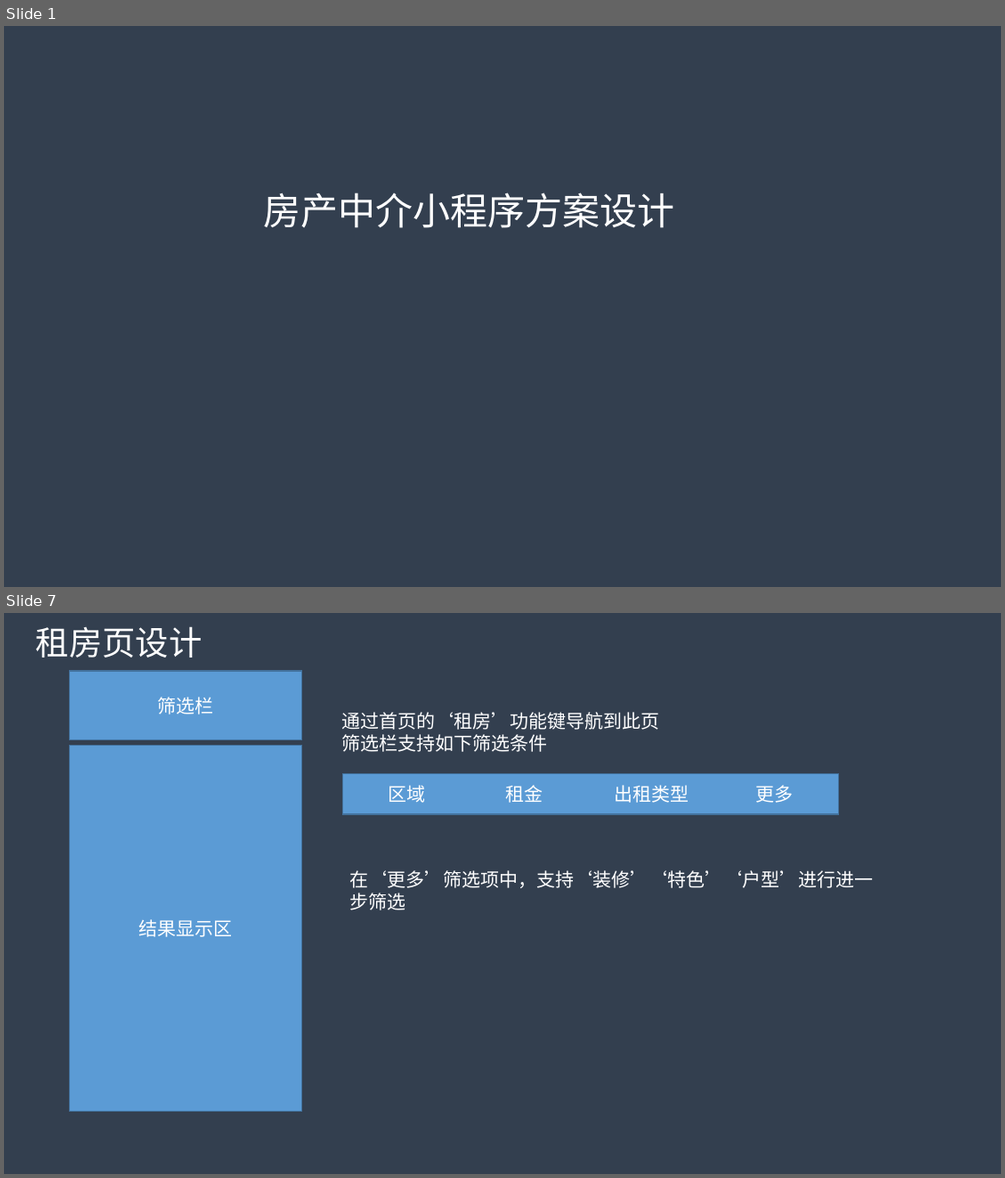
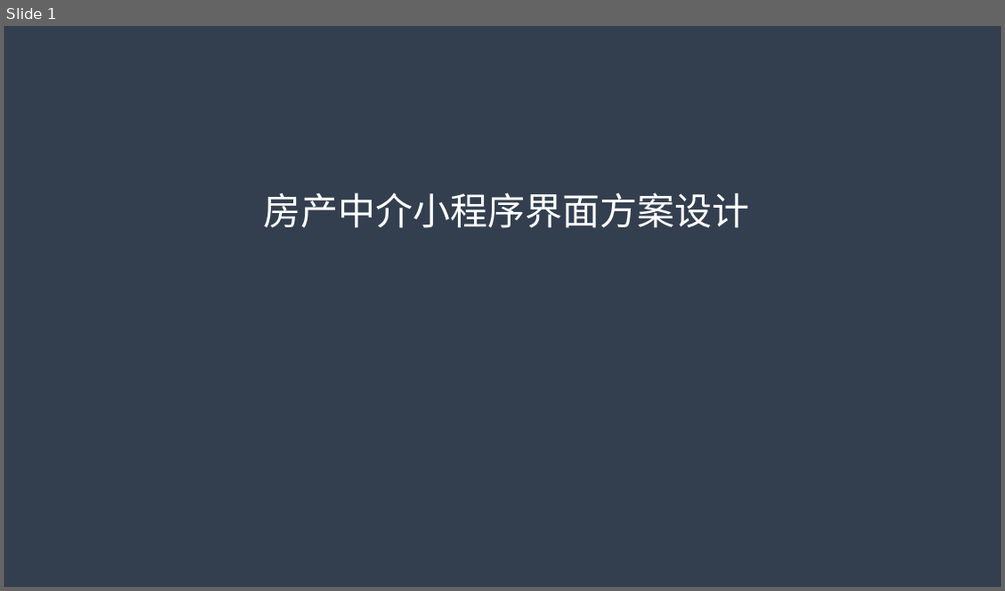
Before and after one commit to myfc-mp/myfc, a slide deck: docs/房产中介小程序方案设计.pptx. Shown one above the other, each under a label of ours: slides 1 and 7 before the commit, slide 1 after it; the slides between them are not shown. The pictures are 1005x1178 and 1005x591 pixels, drawn with LibreOffice and Linux fonts; fonts in the diff are those of the drawing. Boxes give left, top, right and bottom in pixels: in the first picture for what was removed or moved away, otherwise in the second. Text is boxed around its words. In the diff, an @@ line names an element or a change of style, - is before the commit and + after.

```diff
--- a/docs/房产中介小程序方案设计.pptx
+++ b/docs/房产中介小程序方案设计.pptx
@@ slide 7 removed at (4,613,1001,1174), background #333F50 @@
@@ text removed at (36,626,202,657) @@
-租房页设计
@@ rectangle removed at (70,671,301,740) @@
-筛选栏
@@ text removed at (342,712,660,752) @@
-通过首页的‘租房’功能键导航到此页
-筛选栏支持如下筛选条件
@@ rectangle removed at (70,746,301,1111) @@
-结果显示区
@@ rectangle removed at (343,774,840,814) @@
-区域 租金 出租类型 更多
@@ text removed at (349,870,873,910) @@
-在‘更多’筛选项中，支持‘装修’‘特色’‘户型’进行进一步筛选
@@ slide 1 changed as well @@
@@ text at (264,192,750,228): text changed @@
-房产中介小程序方案设计
+房产中介小程序界面方案设计
```
Also in this commit, not shown: 2 other slides changed, 7 slides added, 7 other slides removed.
